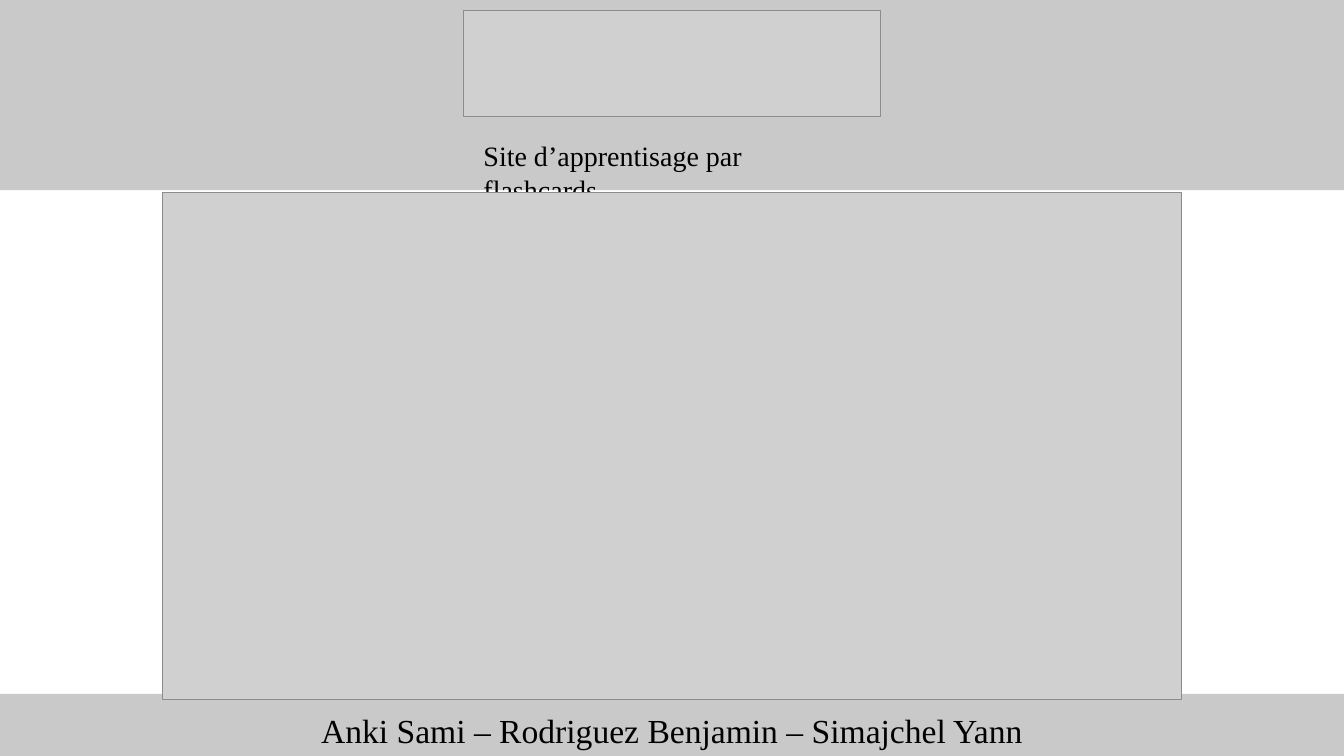
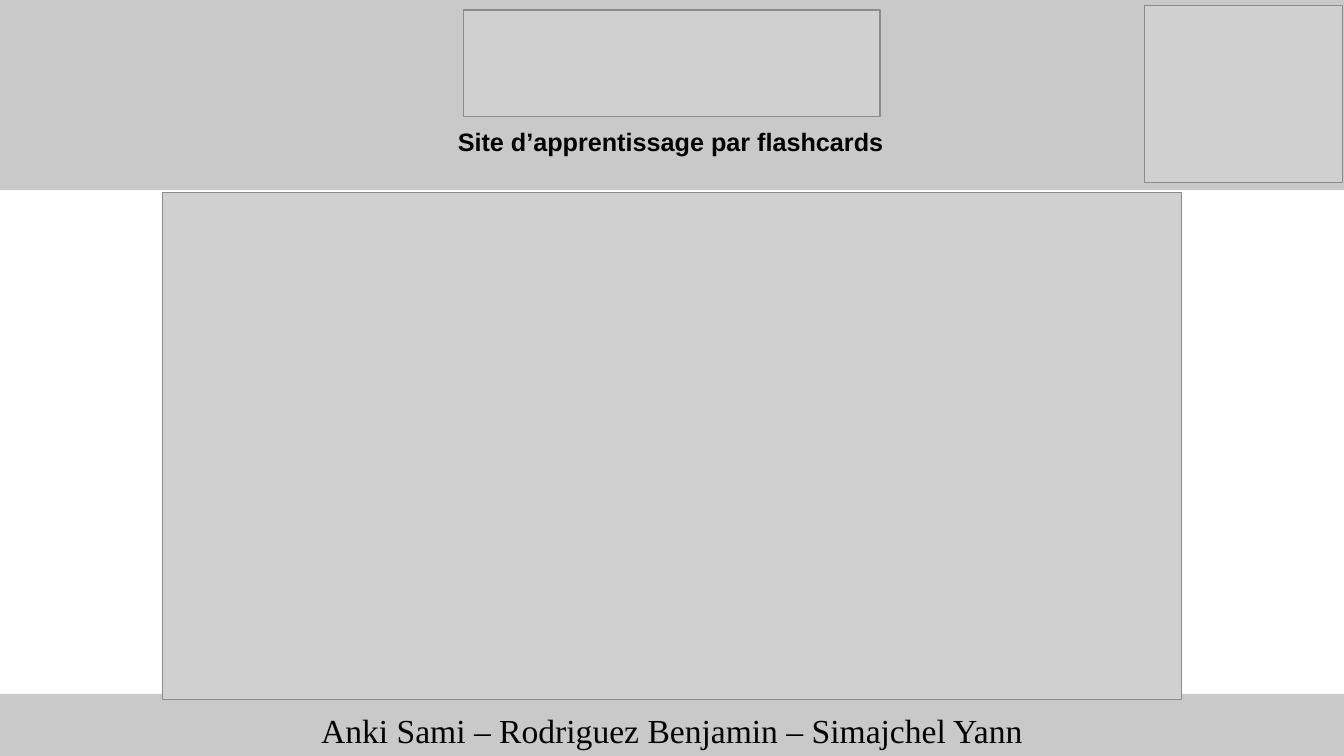
Before and after one commit to benjaminrodriguez/MemoCards, a slide deck: slide 1 of MemoCards_Ite1.pptx. Drawn at 1344x756 pixels with LibreOffice and Linux fonts; fonts in the diff are those of the drawing; grey boxes stand for pictures. Boxes give left, top, right and bottom in pixels: in the first picture for what was removed or moved away, otherwise in the second. Text is boxed around its words. In the diff, an @@ line names an element or a change of style, - is before the commit and + after.

```diff
--- a/MemoCards_Ite1.pptx
+++ b/MemoCards_Ite1.pptx
@@ picture added at [1145,6,1344,184] @@
@@ text at [458,132,883,157]: text changed; size 20 to 18 pt; font Times New Roman to Arial; bold on @@
-Site d’apprentisage par flashcards
+Site d’apprentissage par flashcards
```
Also in this commit, not shown: 5 other slides changed, 3 slides added, 3 other files.
